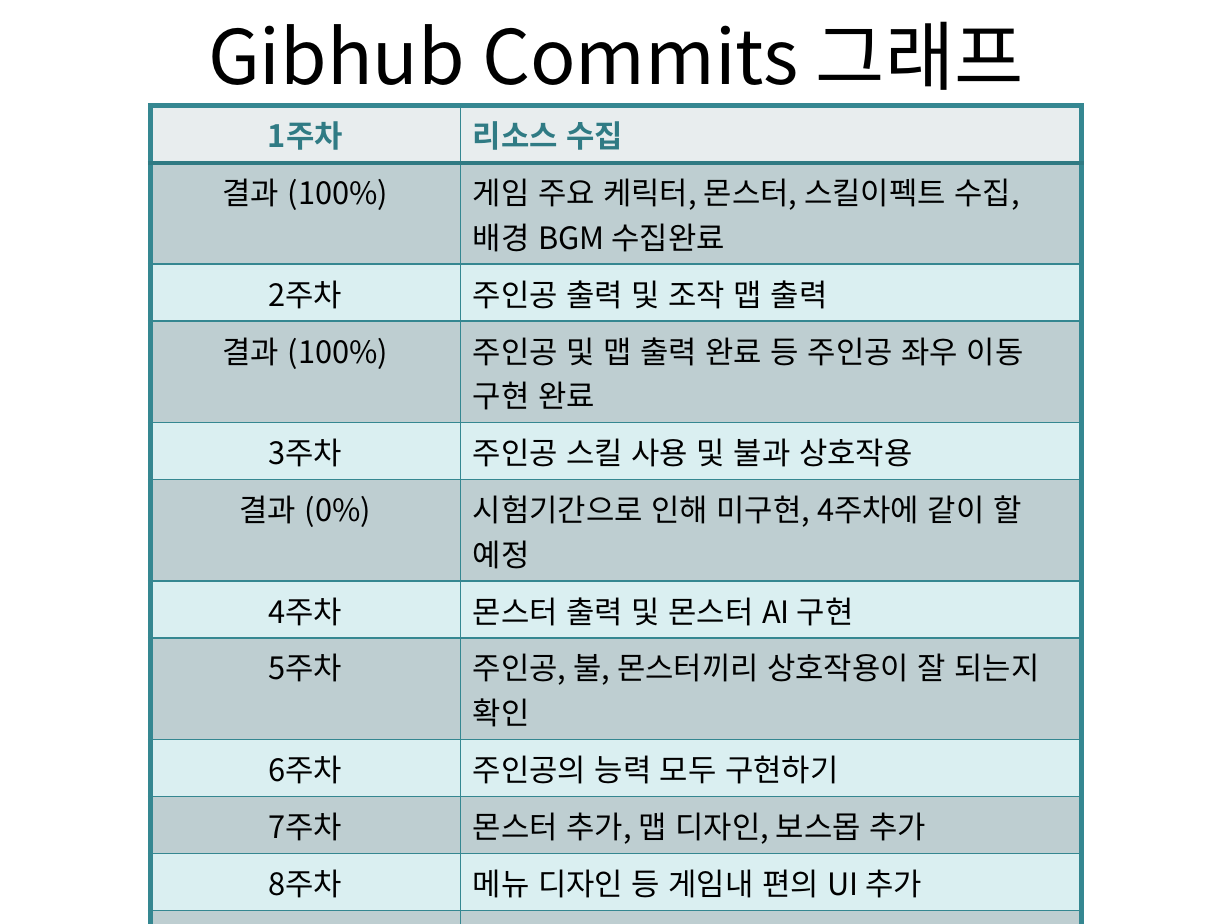
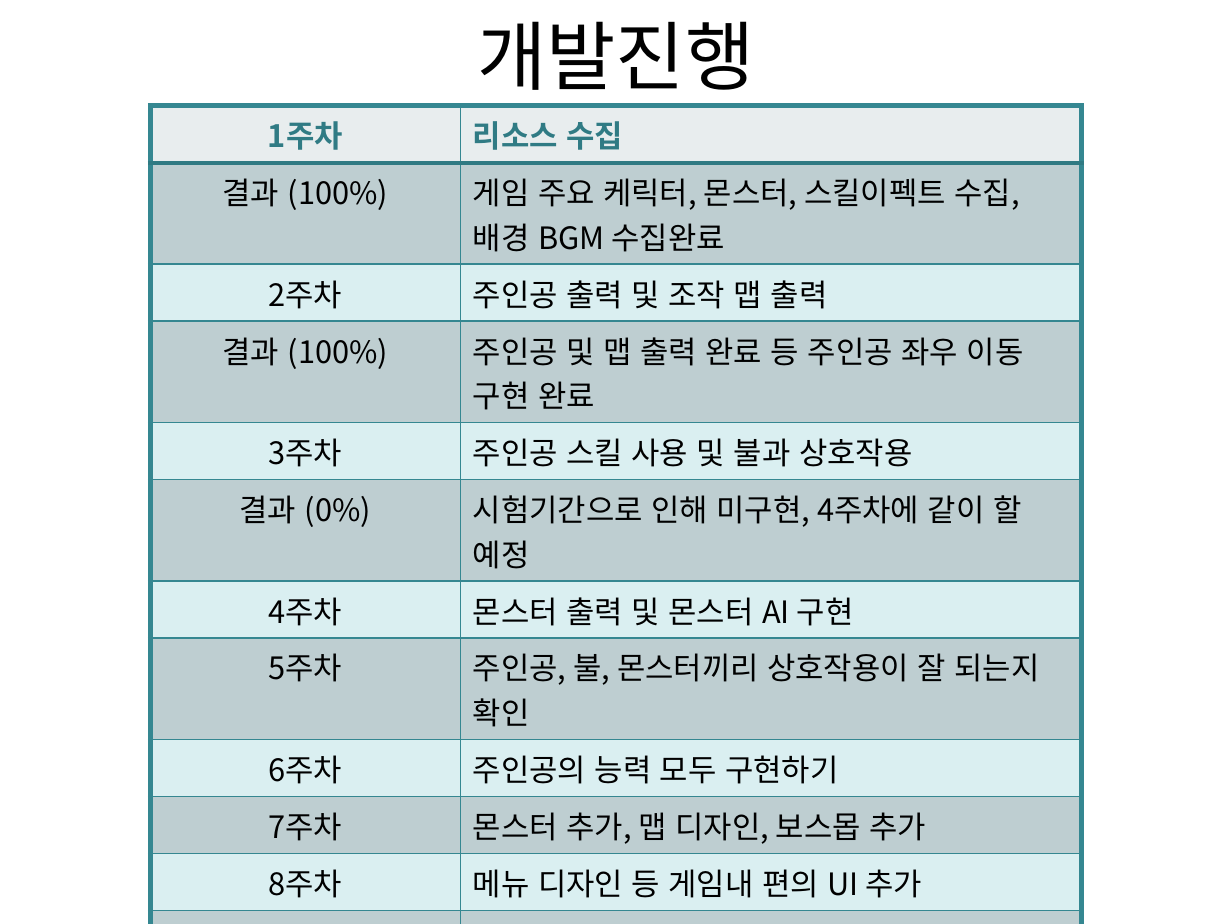
Before and after one commit to SpaceKingJo/project, a slide deck: slide 4 of 너와 함께 II 2차.pptx. Drawn at 1232x924 pixels with LibreOffice and Linux fonts; fonts in the diff are those of the drawing. Boxes give left, top, right and bottom in pixels: in the first picture for what was removed or moved away, otherwise in the second. Text is boxed around its words. In the diff, an @@ line names an element or a change of style, - is before the commit and + after.

```diff
--- a/너와 함께 II 2차.pptx
+++ b/너와 함께 II 2차.pptx
@@ title at [477, 21, 754, 90]: text changed @@
-Gibhub Commits 그래프
+개발진행
```
Also in this commit, not shown: 1 other file.
